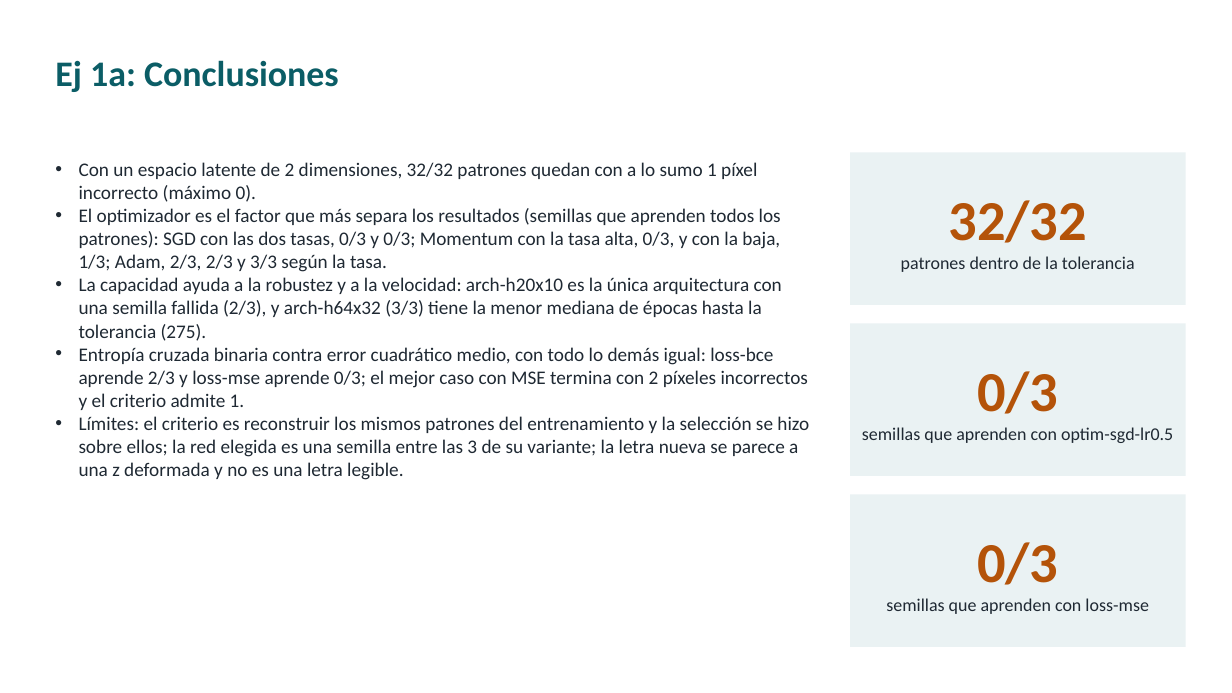
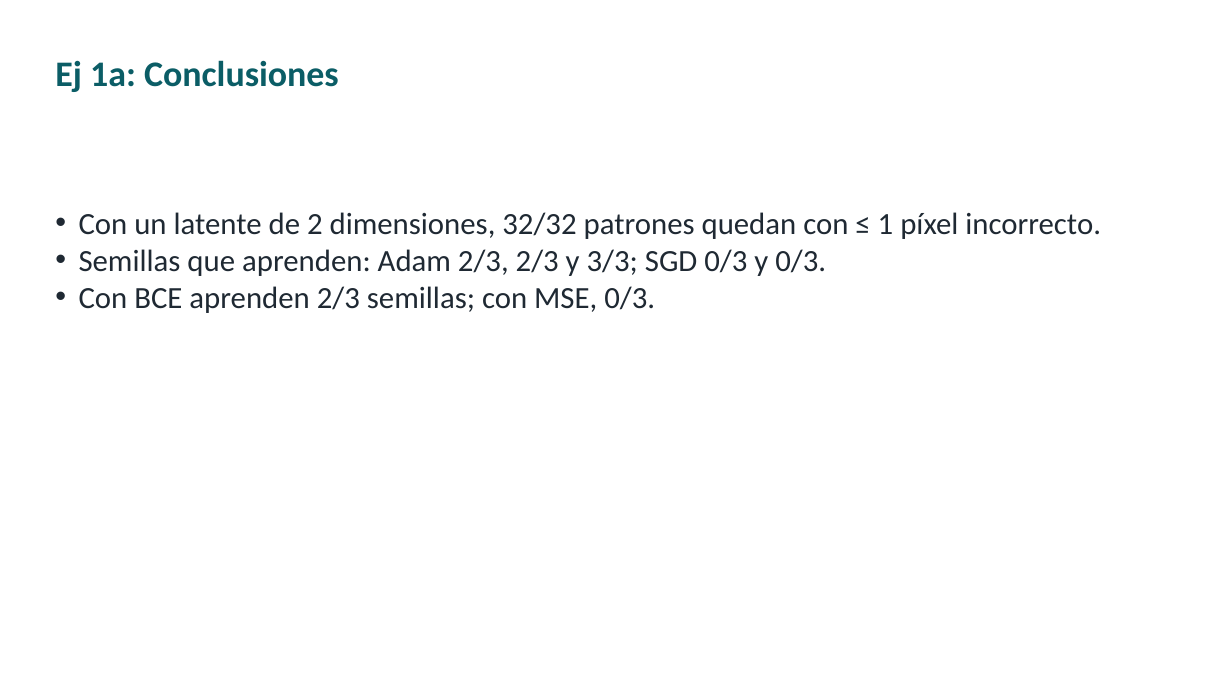
Before and after one commit to ldicandia/SIA-G3, a slide deck: slide 10 of TP5/presentacion/TP5-autoencoders.pptx (slide 9 before the commit). Drawn at 1232x693 pixels with LibreOffice and Linux fonts; fonts in the diff are those of the drawing. Boxes give left, top, right and bottom in pixels: in the first picture for what was removed or moved away, otherwise in the second. Text is boxed around its words. In the diff, an @@ line names an element or a change of style, - is before the commit and + after.

```diff
--- a/TP5/presentacion/TP5-autoencoders.pptx
+++ b/TP5/presentacion/TP5-autoencoders.pptx
@@ rectangle removed at [850, 152, 1186, 305] @@
-32/32
-patrones dentro de la tolerancia
@@ text at [79, 212, 1101, 313]: text changed; size 15 to 24 pt @@
-• Con un espacio latente de 2 dimensiones, 32/32 patrones quedan con a lo sumo 1 píxel incorrecto (máximo 0).
-• El optimizador es el factor que más separa los resultados (semillas que aprenden todos los patrones): SGD con las dos tasas, 0/3 y 0/3; Momentum con la tasa alta, 0/3, y con la baja, 1/3; Adam, 2/3, 2/3 y 3/3 según la tasa.
-• La capacidad ayuda a la robustez y a la velocidad: arch-h20x10 es la única arquitectura con una semilla fallida (2/3), y arch-h64x32 (3/3) tiene la menor mediana de épocas hasta la tolerancia (275).
-• Entropía cruzada binaria contra error cuadrático medio, con todo lo demás igual: loss-bce aprende 2/3 y loss-mse aprende 0/3; el mejor caso con MSE termina con 2 píxeles incorrectos y el criterio admite 1.
-• Límites: el criterio es reconstruir los mismos patrones del entrenamiento y la selección se hizo sobre ellos; la red elegida es una semilla entre las 3 de su variante; la letra nueva se parece a una z deformada y no es una letra legible.
+• Con un latente de 2 dimensiones, 32/32 patrones quedan con ≤ 1 píxel incorrecto.
+• Semillas que aprenden: Adam 2/3, 2/3 y 3/3; SGD 0/3 y 0/3.
+• Con BCE aprenden 2/3 semillas; con MSE, 0/3.
@@ rectangle removed at [850, 323, 1186, 476] @@
-0/3
-semillas que aprenden con optim-sgd-lr0.5
@@ rectangle removed at [850, 494, 1186, 647] @@
-0/3
-semillas que aprenden con loss-mse
```
Also in this commit, not shown: 7 other slides changed, 18 slides added, 21 slides removed, 22 other files.
